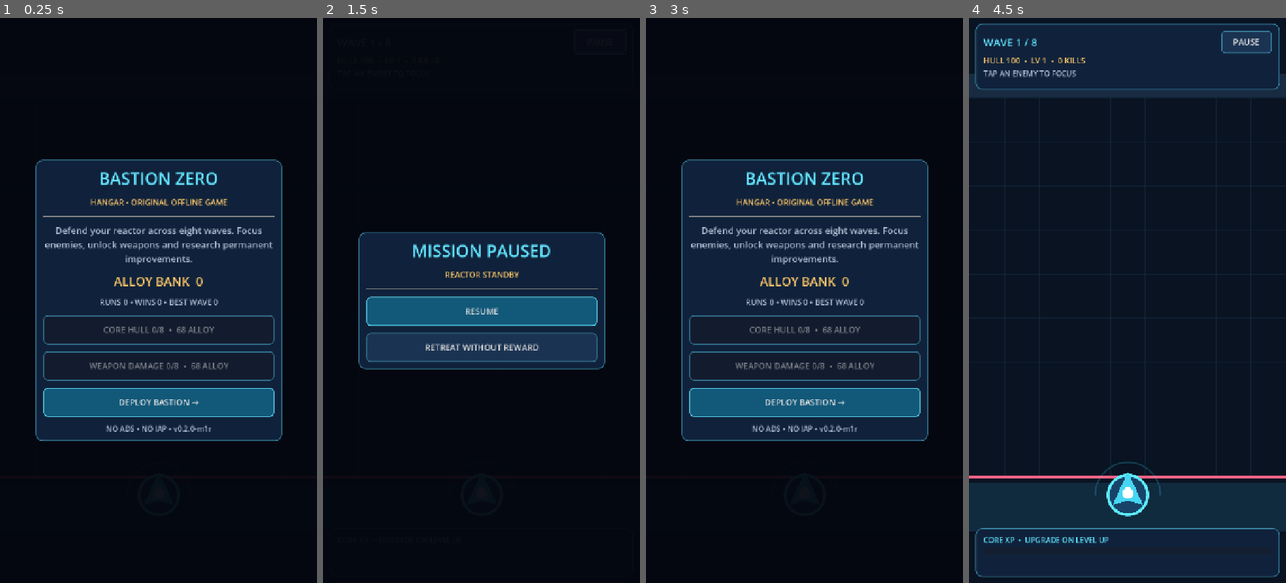
Above: before the commit, frames 1-4 (left to right).
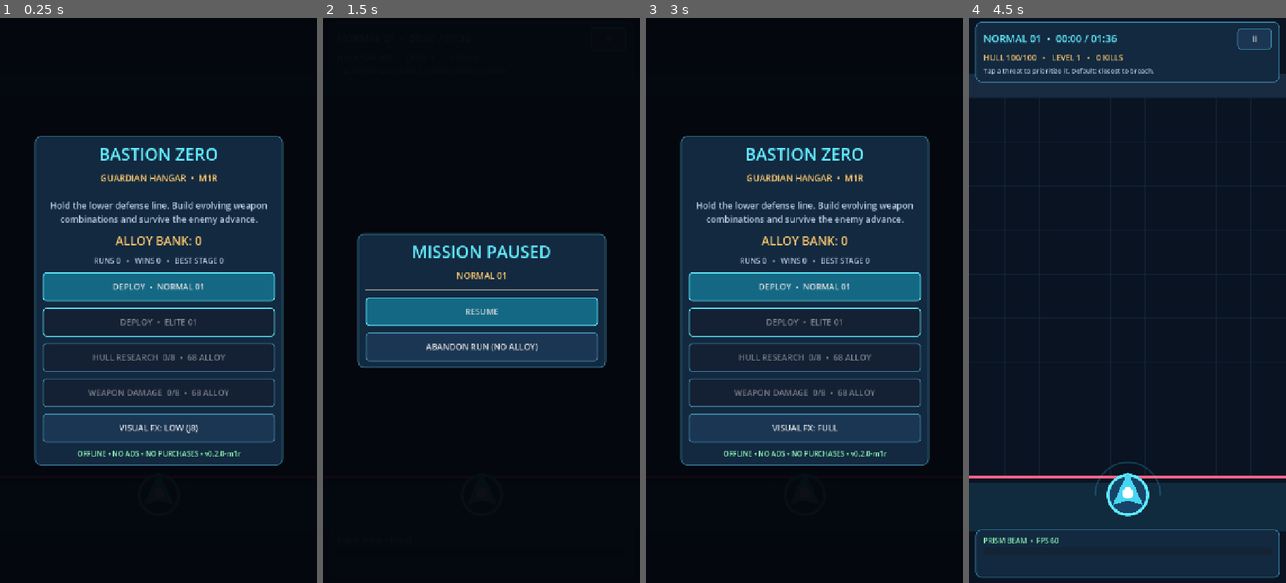
Above: after the commit, the same moments.

Repository: dante-souza/bastion_zero
Game: Godot game, scene res://scenes/main.tscn
The game is run twice, just before and just after one commit, with the same random seed, the same clock (stepped at 60 frames per second) and the same inputs.
Inputs (mouse positions are in pixels of both pictures, inside the frame that each line leads up to):
- Up to frame 1 (0.25 s): no input
- Up to frame 2 (1.5 s): click "DEPLOY BASTION →" (after the commit: "DEPLOY • NORMAL 01") at 0.5 s; click "PAUSE" (after the commit: "II") at 1.25 s
- Up to frame 3 (3 s): click "RETREAT WITHOUT REWARD" (after the commit: "ABANDON RUN (NO ALLOY)") at 2 s; click (804, 430) at 2.75 s, where only the run after the commit has a clickable "VISUAL FX: LOW (J8)"
- Up to frame 4 (4.5 s): click (1127, 430) at 3.5 s, where only the run after the commit has a clickable "VISUAL FX: FULL"; click "DEPLOY BASTION →" (after the commit: "DEPLOY • NORMAL 01") at 4.25 s

The runs differ from the first frame. In frame 1, 22% of the frame differs, in the area x 10-90%, y 20-80%; in frame 2, 2.9%; in frame 3, 22%; in frame 4, 2.9%.
Error before the commit: Invalid access to property or key 'wave' on a base object of type 'Dictionary'. (res://scripts/main.gd:88)

Commit message:
feat(m1r): implement Guardian hangar, stage unlocks, upgrades and battle HUD

Diff:
--- a/scripts/main.gd
+++ b/scripts/main.gd
@@ -1,19 +1,20 @@
 extends Control
 
-const CYAN := Color("#62e5ff")
-const GOLD := Color("#ffc969")
-const PALE := Color("#aebdd3")
+const CYAN := Color("#63eeff")
+const GOLD := Color("#ffc96d")
+const PALE := Color("#b7c8de")
+const GREEN := Color("#8ef3b2")
 var arena: Arena
 var record: Dictionary
 var hud: Control
 var modal: ColorRect
 var hud_title: Label
 var hud_detail: Label
+var hud_tools: Label
 var xp_bar: ProgressBar
+var current_stage := 1
 
 func _ready() -> void:
-    # Fullscreen root must not swallow battlefield taps before _unhandled_input.
-    # Child GUI buttons still receive events through their own mouse filters.
     mouse_filter = Control.MOUSE_FILTER_IGNORE
     record = SaveData.load_game()
     arena = Arena.new()
@@ -27,19 +28,19 @@
     _hangar()
 
 func _resize_arena() -> void:
-    if size.x > 0 and size.y > 0:
+    if size.x > 0.0 and size.y > 0.0:
         arena.scale = size / GameCatalog.WORLD_SIZE
 
 func _unhandled_input(event: InputEvent) -> void:
     if arena.state != "running":
         return
-    var point := Vector2(-1, -1)
+    var location := Vector2(-1.0, -1.0)
     if event is InputEventScreenTouch and event.pressed:
-        point = event.position
+        location = event.position
     elif event is InputEventMouseButton and event.pressed and event.button_index == MOUSE_BUTTON_LEFT:
-        point = event.position
-    if point.x >= 0 and arena.scale.x > 0 and arena.scale.y > 0:
-        arena.focus_at(point / arena.scale)
+        location = event.position
+    if location.x >= 0.0 and arena.scale.x > 0.0 and arena.scale.y > 0.0:
+        arena.focus_at(location / arena.scale)
         get_viewport().set_input_as_handled()
 
 func _build_hud() -> void:
@@ -50,93 +51,117 @@
     var top := _panel()
     top.anchor_left = 0.02
     top.anchor_right = 0.98
-    top.offset_top = 12
-    top.offset_bottom = 162
+    top.offset_top = 8
+    top.offset_bottom = 132
     hud.add_child(top)
-    var content := VBoxContainer.new()
-    top.add_child(content)
-    var header := HBoxContainer.new()
-    content.add_child(header)
-    hud_title = _label("WAVE 1 / 8", 24, CYAN)
+    var stack := VBoxContainer.new()
+    stack.add_theme_constant_override("separation", 6)
+    top.add_child(stack)
+    var title_row := HBoxContainer.new()
+    stack.add_child(title_row)
+    hud_title = _label("NORMAL 01 • 00:00", 23, CYAN)
     hud_title.size_flags_horizontal = Control.SIZE_EXPAND_FILL
-    header.add_child(hud_title)
-    var pause := _button("PAUSE", false)
-    pause.custom_minimum_size = Vector2(115, 45)
-    pause.pressed.connect(_pause)
-    header.add_child(pause)
-    hud_detail = _label("HULL 100  •  LV 1  •  0 KILLS", 18, GOLD)
-    content.add_child(hud_detail)
-    content.add_child(_label("TAP AN ENEMY TO FOCUS", 17, PALE))
+    title_row.add_child(hud_title)
+    var pause_button := _button("II", false)
+    pause_button.custom_minimum_size = Vector2(78, 43)
+    pause_button.pressed.connect(_pause)
+    title_row.add_child(pause_button)
+    hud_detail = _label("HULL 100/100  •  LV 1", 18, GOLD)
+    stack.add_child(hud_detail)
+    stack.add_child(_label("Tap a threat to prioritize it. Default: closest to breach.", 15, PALE))
     var bottom := _panel()
     bottom.anchor_left = 0.02
     bottom.anchor_right = 0.98
-    bottom.anchor_top = 1
-    bottom.anchor_bottom = 1
-    bottom.offset_top = -125
-    bottom.offset_bottom = -14
+    bottom.anchor_top = 1.0
+    bottom.anchor_bottom = 1.0
+    bottom.offset_top = -122
+    bottom.offset_bottom = -12
     hud.add_child(bottom)
-    var stack := VBoxContainer.new()
-    bottom.add_child(stack)
-    stack.add_child(_label("CORE XP  •  UPGRADE ON LEVEL UP", 17, CYAN))
+    var bottom_stack := VBoxContainer.new()
+    bottom_stack.add_theme_constant_override("separation", 4)
+    bottom.add_child(bottom_stack)
+    hud_tools = _label("PRISM • 0 KILLS • 0 FPS", 16, GREEN)
+    bottom_stack.add_child(hud_tools)
     xp_bar = ProgressBar.new()
     xp_bar.custom_minimum_size = Vector2(0, 18)
     xp_bar.show_percentage = false
-    stack.add_child(xp_bar)
+    bottom_stack.add_child(xp_bar)
     hud.hide()
 
 func _stats(info: Dictionary) -> void:
-    hud_title.text = "WAVE %d/%d   •   %s" % [
-        info["wave"], info["total_waves"], GameCatalog.format_time(float(info["time"]))
+    hud_title.text = "%s  •  %s / %s" % [
+        info["stage_name"], GameCatalog.format_time(float(info["time"])),
+        GameCatalog.format_time(float(info["duration"]))
     ]
-    hud_detail.text = "HULL %d/%d   •   LV %d   •   %d KILLS" % [
-        ceili(float(info["hull"])), int(info["max_hull"]), info["level"], info["kills"]
+    hud_detail.text = "HULL %d/%d   •   LEVEL %d   •   %d KILLS" % [
+        ceili(float(info["hull"])), ceili(float(info["max_hull"])),
+        int(info["level"]), int(info["kills"])
     ]
+    var unlocked: Array[String] = []
+    for key in GameCatalog.WEAPON_ORDER:
+        if int(info["weapons"].get(key, 0)) > 0:
+            unlocked.append(GameCatalog.upgrade_name(key))
+    hud_tools.text = " + ".join(unlocked) + "  •  FPS %d" % Engine.get_frames_per_second()
     xp_bar.max_value = int(info["next_xp"])
     xp_bar.value = int(info["xp"])
 
 func _hangar() -> void:
     arena.state = "idle"
     hud.hide()
-    var content := _screen("BASTION ZERO", "HANGAR • ORIGINAL OFFLINE GAME")
-    content.add_child(_label("Defend your reactor across eight waves. Focus enemies, unlock weapons and research permanent improvements.", 21, PALE, true))
-    content.add_child(_label("ALLOY BANK  %d" % int(record["bank"]), 28, GOLD, true))
-    content.add_child(_label("RUNS %d • WINS %d • BEST WAVE %d" % [
-        record["runs"], record["wins"], record["best_wave"]
-    ], 18, PALE, true))
+    record = SaveData.validated(record)
+    var content := _screen("BASTION ZERO", "GUARDIAN HANGAR  •  M1R")
+    content.add_child(_label("Hold the lower defense line. Build evolving weapon combinations and survive the enemy advance.", 20, PALE, true))
+    content.add_child(_label("ALLOY BANK: %d" % int(record["bank"]), 27, GOLD, true))
+    content.add_child(_label("RUNS %d   •   WINS %d   •   BEST STAGE %d" % [
+        record["runs"], record["wins"], record["best_stage"]
+    ], 17, PALE, true))
+    for stage in range(1, GameCatalog.TOTAL_STAGES + 1):
+        var start := _button("DEPLOY  •  " + GameCatalog.stage_name(stage), true)
+        start.disabled = stage > int(record["stage_unlocked"])
+        start.pressed.connect(_deploy.bind(stage))
+        content.add_child(start)
     for kind in ["hull", "damage"]:
         var rank: int = int(record["meta"][kind])
         var cost: int = GameCatalog.meta_cost(kind, rank)
-        var caption := "CORE HULL" if kind == "hull" else "WEAPON DAMAGE"
-        caption += " %d/%d  •  " % [rank, GameCatalog.META_CAP]
-        caption += "MAX" if cost == -1 else "%d ALLOY" % cost
-        var button := _button(caption, false)
-        button.disabled = cost < 0 or int(record["bank"]) < cost
-        button.pressed.connect(_research.bind(kind))
-        content.add_child(button)
-    var deploy := _button("DEPLOY BASTION →", true)
-    deploy.pressed.connect(_deploy)
-    content.add_child(deploy)
-    content.add_child(_label("NO ADS • NO IAP • v%s" % GameCatalog.GAME_VERSION, 17, PALE, true))
+        var label_text := "HULL RESEARCH" if kind == "hull" else "WEAPON DAMAGE"
+        label_text += "  %d/%d  •  " % [rank, GameCatalog.META_CAP]
+        label_text += "MAX" if cost < 0 else "%d ALLOY" % cost
+        var research := _button(label_text, false)
+        research.disabled = cost < 0 or int(record["bank"]) < cost
+        research.pressed.connect(_research.bind(kind))
+        content.add_child(research)
+    var fx := _button("VISUAL FX: LOW (J8)" if bool(record["low_fx"]) else "VISUAL FX: FULL", false)
+    fx.pressed.connect(_toggle_fx)
+    content.add_child(fx)
+    content.add_child(_label("OFFLINE • NO ADS • NO PURCHASES • v%s" % GameCatalog.GAME_VERSION, 16, GREEN, true))
 
 func _research(kind: String) -> void:
     if SaveData.buy_meta(record, kind):
         SaveData.write_game(record)
     _hangar()
 
-func _deploy() -> void:
+func _toggle_fx() -> void:
+    record["low_fx"] = not bool(record["low_fx"])
+    SaveData.write_game(record)
+    _hangar()
+
+func _deploy(selected_stage: int = 1) -> void:
+    if selected_stage > int(record["stage_unlocked"]):
+        return
+    current_stage = selected_stage
     _clear()
     hud.show()
-    arena.begin_run(record["meta"])
+    arena.begin_run(record["meta"], current_stage, bool(record["low_fx"]))
 
 func _pause() -> void:
     if arena.state != "running":
         return
     arena.toggle_pause()
-    var content := _screen("MISSION PAUSED", "REACTOR STANDBY")
+    var content := _screen("MISSION PAUSED", GameCatalog.stage_name(current_stage))
     var resume := _button("RESUME", true)
     resume.pressed.connect(_resume)
     content.add_child(resume)
-    var retreat := _button("RETREAT WITHOUT REWARD", false)
+    var retreat := _button("ABANDON RUN (NO ALLOY)", false)
     retreat.pressed.connect(_hangar)
     content.add_child(retreat)
 
@@ -145,53 +170,58 @@
     arena.toggle_pause()
 
 func _choose_system(offers: Array[String]) -> void:
-    var content := _screen("LEVEL UP", "CHOOSE ONE UPGRADE")
+    var content := _screen("SYSTEM EVOLUTION", "LEVEL %d  •  CHOOSE ONE" % arena.level)
     for kind in offers:
-        var rank: int = int(arena.levels[kind]) + 1
-        var button := _button("%s • RANK %d\n%s" % [
+        var rank: int = int(arena.levels.get(kind, 0)) + 1
+        var upgrade := _button("%s  •  RANK %d\n%s" % [
             GameCatalog.upgrade_name(kind), rank,
             GameCatalog.upgrade_description(kind, rank)
         ], false)
-        button.custom_minimum_size.y = 94
-        button.pressed.connect(_apply_upgrade.bind(kind))
-        content.add_child(button)
-    content.add_child(_label("COMBOS: PULSE + MINES / RAIL + ARC / ARC + MINES", 16, GOLD, true))
+        upgrade.custom_minimum_size.y = 96
+        upgrade.pressed.connect(_apply_upgrade.bind(kind))
+        content.add_child(upgrade)
+    content.add_child(_label("SYNERGIES: PRISM + ARC   /   COMET + NOVA", 16, GOLD, true))
 
 func _apply_upgrade(kind: String) -> void:
     arena.choose_upgrade(kind)
     _clear()
 
-func _results(win: bool, stats: Dictionary) -> void:
-    record["bank"] = int(record["bank"]) + int(stats["reward"])
-    record["runs"] = int(record["runs"]) + 1
-    record["wins"] = int(record["wins"]) + (1 if win else 0)
-    record["best_wave"] = maxi(int(record["best_wave"]), int(stats["wave"]))
-    record["best_kills"] = maxi(int(record["best_kills"]), int(stats["kills"]))
-    var saved_ok := SaveData.write_game(record)
-    var content := _screen("VICTORY" if win else "DEFEAT", "AFTER-ACTION REPORT")
-    content.add_child(_label("WAVE %d  •  LEVEL %d  •  %d KILLS" % [
-        stats["wave"], stats["level"], stats["kills"]
-    ], 23, CYAN, true))
-    content.add_child(_label("%s SURVIVED" % GameCatalog.format_time(float(stats["time"])), 22, PALE, true))
-    content.add_child(_label("+%d ALLOY" % stats["reward"], 30, GOLD, true))
+func _results(victory: bool, stats: Dictionary) -> void:
+    SaveData.record_run(record, current_stage, victory, stats)
+    var saved_ok: bool = SaveData.write_game(record)
+    hud.hide()
+    var content := _screen("STAGE CLEARED" if victory else "DEFENSE BREACHED", GameCatalog.stage_name(current_stage))
+    content.add_child(_label("%s SURVIVED   •   %d KILLS   •   LEVEL %d" % [
+        GameCatalog.format_time(float(stats["time"])), int(stats["kills"]), int(stats["level"])
+    ], 20, PALE, true))
+    content.add_child(_label("+%d ALLOY" % int(stats["reward"]), 31, GOLD, true))
+    content.add_child(_label("DAMAGE BY WEAPON", 22, CYAN, true))
+    for key in GameCatalog.WEAPON_ORDER:
+        var dmg: float = float(stats["damage"].get(key, 0.0))
+        content.add_child(_label("%s: %d" % [GameCatalog.upgrade_name(key), roundi(dmg)], 18, PALE, true))
+    if victory and current_stage < GameCatalog.TOTAL_STAGES:
+        content.add_child(_label("NEXT STAGE UNLOCKED!", 21, GREEN, true))
+        var next := _button("DEPLOY NEXT STAGE", true)
+        next.pressed.connect(_deploy.bind(current_stage + 1))
+        content.add_child(next)
     if not saved_ok:
-        content.add_child(_label("SAVE ERROR: PROGRESS MAY BE LOST", 18, Color("#ff527f"), true))
-    var replay := _button("RETRY MISSION", true)
-    replay.pressed.connect(_deploy)
+        content.add_child(_label("SAVE FAILED: PROGRESS MAY BE LOST", 17, Color("#ff6689"), true))
+    var replay := _button("RETRY THIS STAGE", true)
+    replay.pressed.connect(_deploy.bind(current_stage))
     content.add_child(replay)
-    var back := _button("RETURN TO HANGAR", false)
-    back.pressed.connect(_hangar)
-    content.add_child(back)
+    var home := _button("RETURN TO HANGAR", false)
+    home.pressed.connect(_hangar)
+    content.add_child(home)
 
 func _clear() -> void:
     if is_instance_valid(modal):
         modal.queue_free()
         modal = null
 
-func _screen(title: String, subheading: String) -> VBoxContainer:
+func _screen(heading: String, subheading: String) -> VBoxContainer:
     _clear()
     modal = ColorRect.new()
-    modal.color = Color(0.016, 0.026, 0.058, 0.95)
+    modal.color = Color(0.015, 0.025, 0.05, 0.96)
     modal.mouse_filter = Control.MOUSE_FILTER_STOP
     modal.set_anchors_and_offsets_preset(Control.PRESET_FULL_RECT)
     add_child(modal)
@@ -202,61 +232,61 @@
     var center := CenterContainer.new()
     center.size_flags_horizontal = Control.SIZE_EXPAND_FILL
     center.size_flags_vertical = Control.SIZE_EXPAND_FILL
-    center.custom_minimum_size.y = 850
+    center.custom_minimum_size.y = 1090.0
     scroll.add_child(center)
     var panel := _panel()
-    panel.custom_minimum_size.x = 560
+    panel.custom_minimum_size.x = 564
     center.add_child(panel)
     var body := VBoxContainer.new()
-    body.add_theme_constant_override("separation", 16)
+    body.add_theme_constant_override("separation", 15)
     panel.add_child(body)
-    body.add_child(_label(title, 38, CYAN, true))
-    body.add_child(_label(subheading, 18, GOLD, true))
+    body.add_child(_label(heading, 38, CYAN, true))
+    body.add_child(_label(subheading, 20, GOLD, true))
     body.add_child(HSeparator.new())
     return body
 
 func _panel() -> PanelContainer:
-    var box := PanelContainer.new()
+    var p := PanelContainer.new()
     var style := StyleBoxFlat.new()
-    style.bg_color = Color("#10223b")
-    style.border_color = Color("#377e9c")
+    style.bg_color = Color("#122940")
+    style.border_color = Color("#367b9b")
     style.set_border_width_all(2)
-    style.set_corner_radius_all(15)
+    style.set_corner_radius_all(13)
     style.content_margin_left = 18
     style.content_margin_right = 18
-    style.content_margin_top = 16
-    style.content_margin_bottom = 16
-    box.add_theme_stylebox_override("panel", style)
-    return box
+    style.content_margin_top = 15
+    style.content_margin_bottom = 15
+    p.add_theme_stylebox_override("panel", style)
+    return p
 
 func _button(caption: String, accent: bool) -> Button:
-    var button := Button.new()
-    button.text = caption
-    button.custom_minimum_size.y = 66
-    button.add_theme_font_size_override("font_size", 19)
+    var b := Button.new()
+    b.text = caption
+    b.custom_minimum_size.y = 65
+    b.add_theme_font_size_override("font_size", 19)
     for variant in ["normal", "hover", "pressed", "disabled"]:
-        var box := StyleBoxFlat.new()
-        box.bg_color = Color("#125879") if accent else Color("#1b3352")
-        if variant == "hover":
-            box.bg_color = box.bg_color.lightened(0.18)
+        var style := StyleBoxFlat.new()
+        style.bg_color = Color("#146884") if accent else Color("#1b3653")
+        if variant == "hover" or variant == "pressed":
+            style.bg_color = style.bg_color.lightened(0.16)
         if variant == "disabled":
-            box.bg_color = Color("#131c2e")
-        box.border_color = CYAN if accent else Color("#377e9c")
-        box.set_border_width_all(2)
-        box.set_corner_radius_all(9)
-        box.content_margin_top = 12
-        box.content_margin_bottom = 12
-        box.content_margin_left = 12
-        box.content_margin_right = 12
-        button.add_theme_stylebox_override(variant, box)
-    return button
+            style.bg_color = Color("#142033")
+        style.border_color = CYAN if accent else Color("#3f85a4")
+        style.set_border_width_all(2)
+        style.set_corner_radius_all(8)
+        style.content_margin_top = 10
+        style.content_margin_bottom = 10
+        style.content_margin_left = 12
+        style.content_margin_right = 12
+        b.add_theme_stylebox_override(variant, style)
+    return b
 
 func _label(caption: String, font_size: int, color: Color, center: bool = false) -> Label:
-    var label := Label.new()
-    label.text = caption
-    label.autowrap_mode = TextServer.AUTOWRAP_WORD_SMART
-    label.add_theme_font_size_override("font_size", font_size)
-    label.add_theme_color_override("font_color", color)
+    var l := Label.new()
+    l.text = caption
+    l.autowrap_mode = TextServer.AUTOWRAP_WORD_SMART
+    l.add_theme_font_size_override("font_size", font_size)
+    l.add_theme_color_override("font_color", color)
     if center:
-        label.horizontal_alignment = HORIZONTAL_ALIGNMENT_CENTER
-    return label
+        l.horizontal_alignment = HORIZONTAL_ALIGNMENT_CENTER
+    return l
